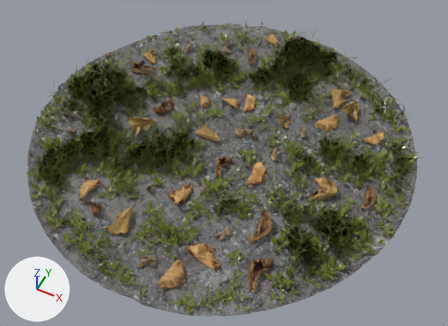
An edit to the glTF model public/models/floor_leaves.glb, drawn before and after from the same camera.
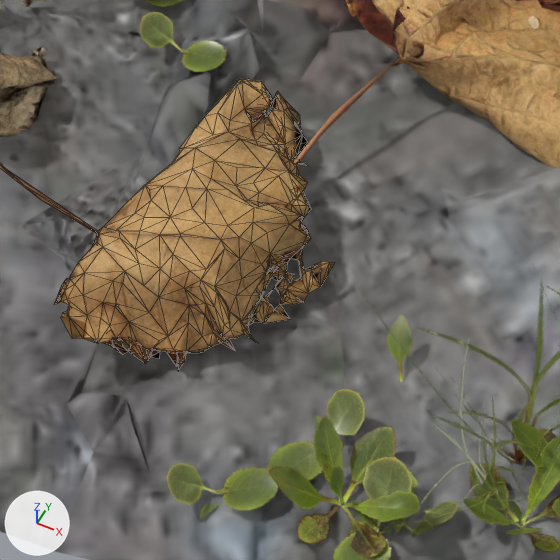
The first picture shows the older version from a 50 mm lens placed at (0.932, -1.837, 2.115), pointed at (0.057, -0.087, -0.073). The close-ups show the older and then the newer version on the part from 34% to 47% of the width and 77% to 95% of the height of that picture. Only the edits that show in the close-ups are written down. Lighting does not change. The marker at lower left points along +X, +Y and +Z. The close-ups show mesh edges as thin lines. Where no turn or scale is listed for an object, it has been applied to the vertices. Vertices at exactly the same position are counted once.

In view in the first close-up: 'Forest001_s_list_02_10kuw_0', 'Forest001_s_list_03_10kuw_0', 'Forest002_micro_plants_0', 'ground_close_08_ground_close_08_0', 's_list_02_10kuwb_s_list_02_10kuw_0'.
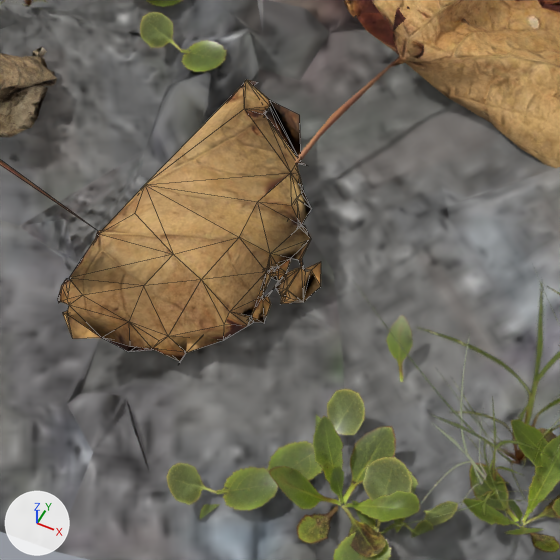
What differs and where, as boxes (x1, y1, x2, y2) in the close-ups (560 x 560 px):
's_list_02_10kuwb_s_list_02_10kuw_0', reshaped
    before: (0, 79, 335, 371)
    after: (0, 80, 321, 364)
part 1 of me_s_list_02_10kuwb_s_list_02_10kuw_0, deleted (brown)
    before: (0, 79, 335, 371)

The edits, one by one:
me_s_list_02_10kuwb_s_list_02_10kuw_0 is used by ob_s_list_02_10kuwb_s_list_02_10kuw_0; location (0.1392, -0.7466, -0.0179).
me_s_list_02_10kuwb_s_list_02_10kuw_0 had 570 vertices, 1157 faces and spanned x -0.0749..0.0749, y -0.0739..0.0739, z -0.032..0.032.
me_s_list_02_10kuwb_s_list_02_10kuw_0 now has 142 vertices, 294 faces and spans x -0.0749..0.0744, y -0.0739..0.0739, z -0.0309..0.0302.
me_s_list_02_10kuwb_s_list_02_10kuw_0 part 1: 428 vertices removed from x -0.0749..0.0749, y -0.0721..0.0738, z -0.032..0.032.
